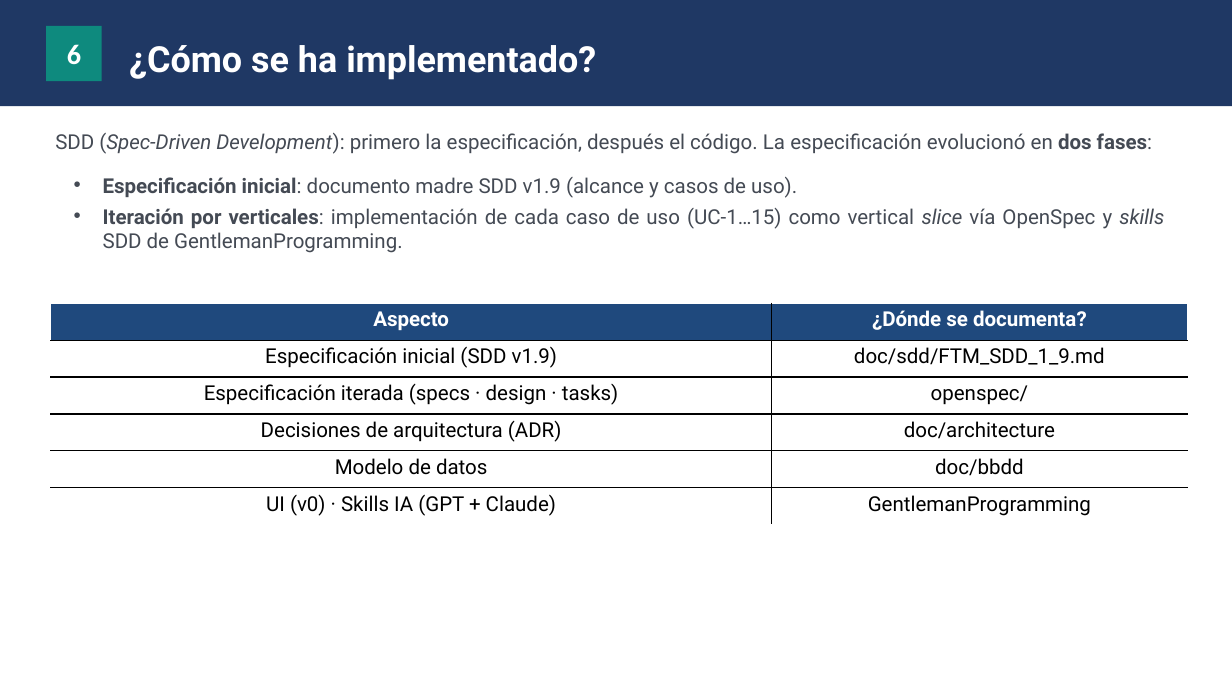
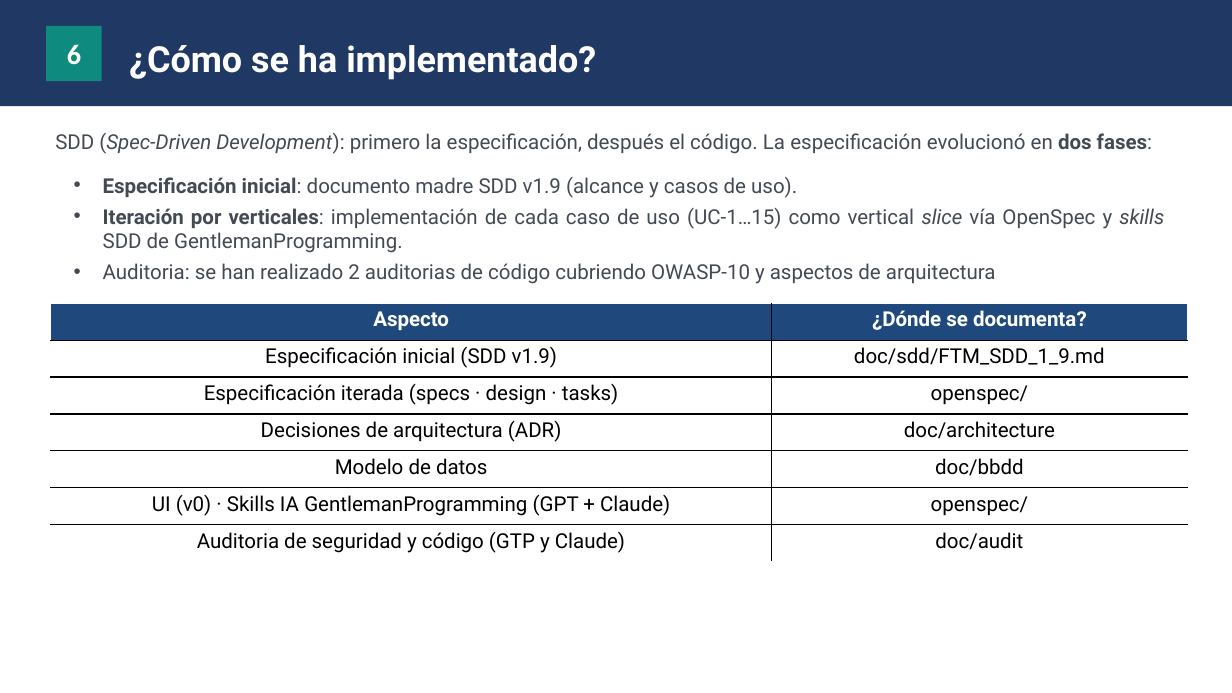
Before and after one commit to josepcal/TFM_Rehab_Followup_Checkup, a slide deck: slide 10 of doc/memoria_proyecto/Memoria_Proyecto.pptx. Drawn at 1232x693 pixels with LibreOffice and Linux fonts; fonts in the diff are those of the drawing. Boxes give left, top, right and bottom in pixels: in the first picture for what was removed or moved away, otherwise in the second. Text is boxed around its words. In the diff, an @@ line names an element or a change of style, - is before the commit and + after.

Commit message:
Puntos de auditoria reflejados en memoria ppt y md

```diff
--- a/doc/memoria_proyecto/Memoria_Proyecto.pptx
+++ b/doc/memoria_proyecto/Memoria_Proyecto.pptx
@@ text at [103,263,996,284]: paragraph added @@
+• Auditoria: se han realizado 2 auditorias de código cubriendo OWASP-10 y aspectos de arquitectura
@@ table at [51,303,1188,562] @@
-row 6: UI (v0) · Skills IA (GPT + Claude) | GentlemanProgramming
+row 6: UI (v0) · Skills IA GentlemanProgramming (GPT + Claude) | openspec/
+row 7: Auditoria de seguridad y código (GTP y Claude) | doc/audit
```
Also in this commit, not shown: 3 other slides changed, 2 slides added, 3 other files.
